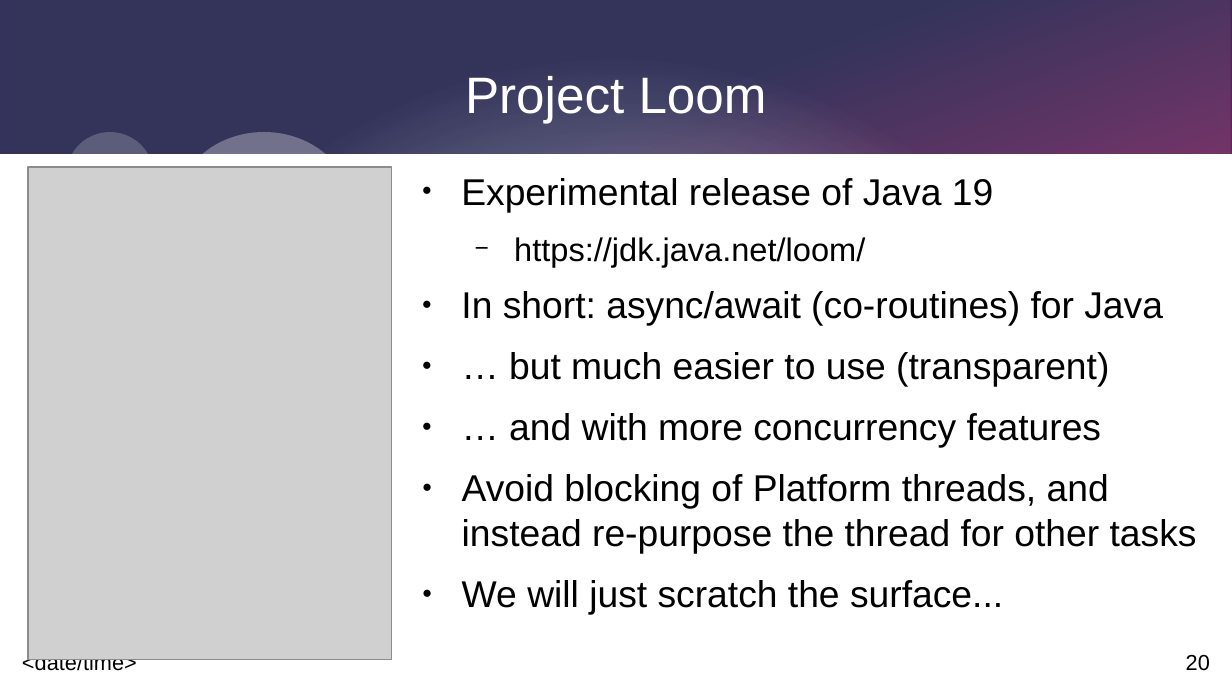
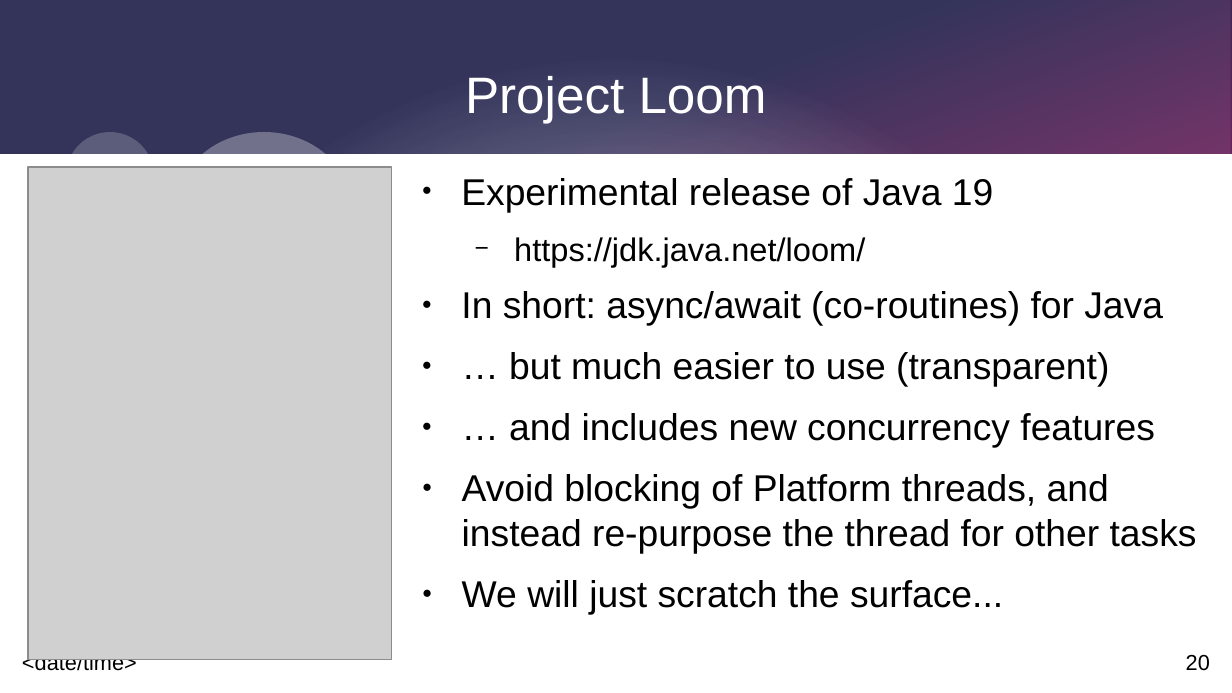
Before and after one commit to johnnyegel/Talk_JavaLatestAndGreatest, a slide deck: slide 20 of Presentation/JavaLatestAndGreatest.odp. Drawn at 1232x693 pixels with LibreOffice and Linux fonts; fonts in the diff are those of the drawing; grey boxes stand for pictures. Boxes give left, top, right and bottom in pixels: in the first picture for what was removed or moved away, otherwise in the second. Text is boxed around its words. In the diff, an @@ line names an element or a change of style, - is before the commit and + after.

```diff
--- a/Presentation/JavaLatestAndGreatest.odp
+++ b/Presentation/JavaLatestAndGreatest.odp
@@ text at (x1=509, y1=413, x2=1155, y2=448): text changed @@
-● … and with more concurrency features
+● … and includes new concurrency features
```
Also in this commit, not shown: 2 other slides changed.
